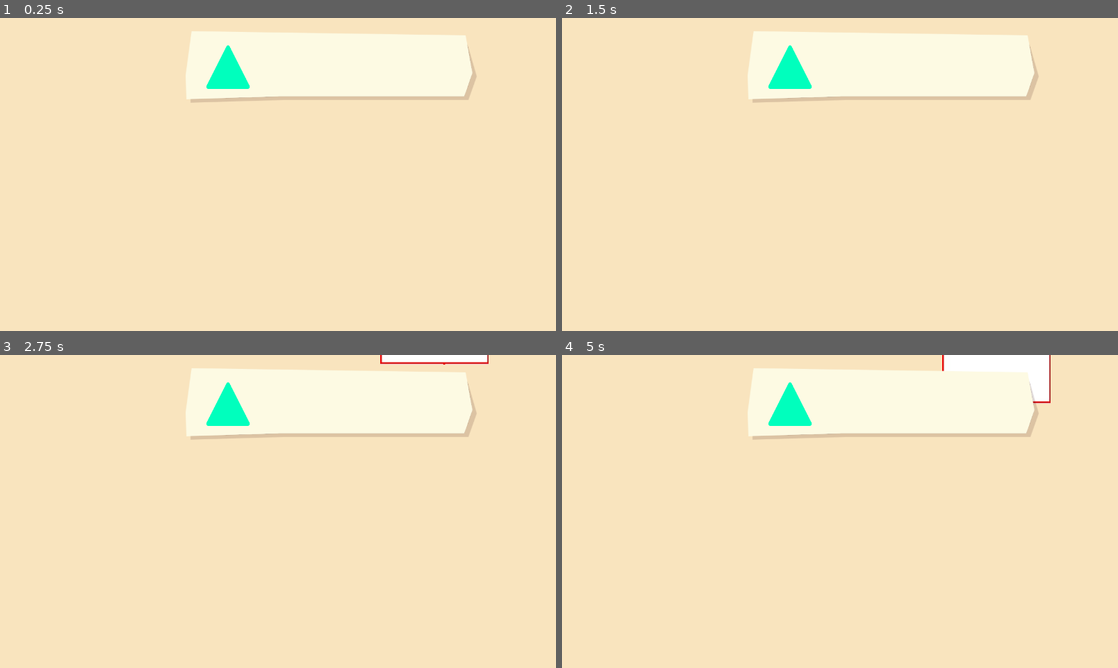
Above: before the commit, frames 1-4 (two rows, left to right).
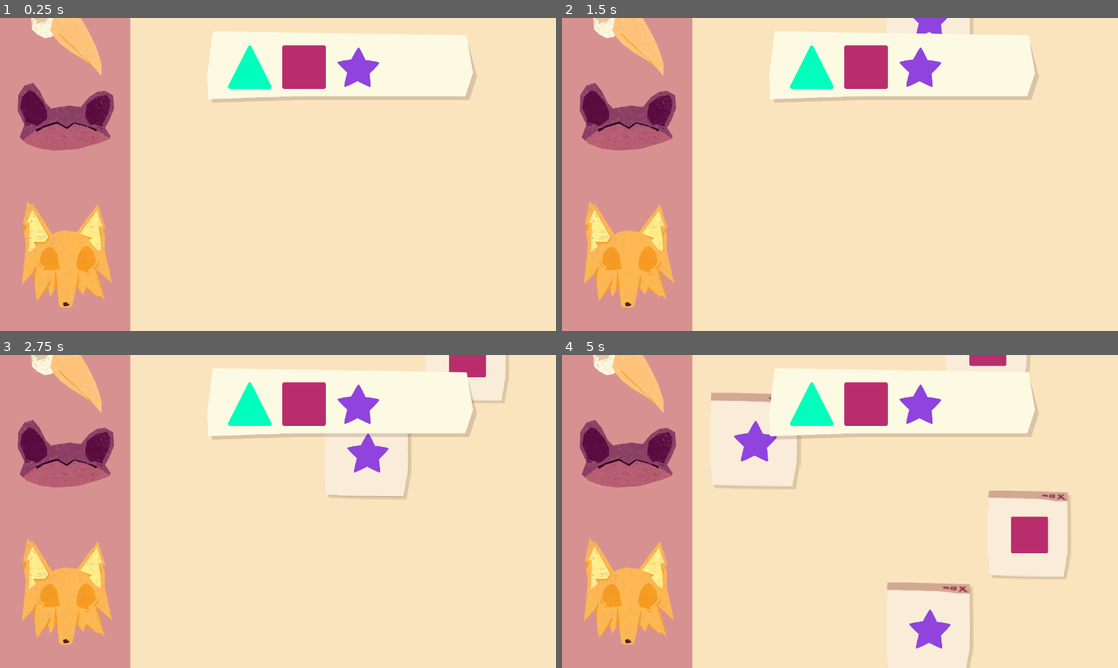
Above: after the commit, the same moments.

Repository: ColchadoM/Paparruchas
Game: Godot game, scene res://Escenas/Ambientes/ZonaJuego.tscn
Same seed, same stepped clock (60 frames per second), same inputs: the game is played once before the commit and once after it.
Inputs:
- Up to frame 1 (0.25 s): no input
- Up to frame 2 (1.5 s): tap Enter at 0.5 s
- Up to frame 3 (2.75 s): tap Space at 2 s
- Up to frame 4 (5 s): no input

The runs differ from the first frame. In frame 1, 27% of the frame differs, in the area x 0-86%, y 0-100%; in frame 2, 28%; in frame 3, 31%; in frame 4, 39%, in the area x 0-92%, y 0-100%.

Commit message:
:sparkles: Se agregaron ventanas con figuras random

Diff:
--- a/src/Codigos/Globales/Constants.gd
+++ b/src/Codigos/Globales/Constants.gd
@@ -1,4 +1,5 @@
 extends Node
 
+enum FIGURA { Triangulo,Cuadro,Estrella }
 # In game constants
 const playableArea : float = 0.25
--- a/src/Codigos/Locales/Habitats/Ventana_wikis.gd
+++ b/src/Codigos/Locales/Habitats/Ventana_wikis.gd
@@ -2,15 +2,22 @@
 
 onready var colision = $CollisionShape2D
 onready var sprite = $Sprite
-export var speed: float = 40;
-
-var dentro = false
-var opcion = 0
+export var speed: float = 180;
 
 func _ready():
-	var nScale = rand_range(0.4,1)
+	var figures_data = {
+	Constants.FIGURA.Triangulo: load("res://Codigos/Locales/Objetos/Triangulo.tres"),
+	Constants.FIGURA.Cuadro: load("res://Codigos/Locales/Objetos/Cuadro.tres"),
+	Constants.FIGURA.Estrella: load("res://Codigos/Locales/Objetos/Estrella.tres")
+	}
+	var image = get_node("Sprite/Figura")
+	image.texture = figures_data[int(rand_range(0,3))].image
+	#Escalar random
+	var nScale = rand_range(0.5,1.2)
 	colision.scale = Vector2(nScale,nScale)
 	sprite.scale = Vector2(nScale + 0.43, nScale + 0.43)
 
 func _physics_process(delta):
 	position.y += speed * delta
+	if(position.y > get_viewport().size.y + get_node("Sprite").texture.get_height()):
+		queue_free()
--- a/src/Codigos/Locales/Habitats/WikiGenerador.gd
+++ b/src/Codigos/Locales/Habitats/WikiGenerador.gd
@@ -20,5 +20,5 @@
 	var wiki = wikiPacked.instance();
 	var wikiH = wiki.get_node("Sprite").texture.get_height();
 	var wikiW = wiki.get_node("Sprite").texture.get_width();
-	wiki.position = Vector2(rand_range(playzoneStart,screenWidth) + (wikiW/2) , -(wikiH/2) - 100);
+	wiki.position = Vector2(rand_range(playzoneStart + (wikiW/2),screenWidth -(wikiW/2)) , -(wikiH/2) - 100);
 	add_child(wiki);
--- /dev/null
+++ b/src/Codigos/Locales/Objetos/Cuadro.tres
@@ -0,0 +1,9 @@
+[gd_resource type="Resource" load_steps=3 format=2]
+
+[ext_resource path="res://Codigos/Locales/Scriptables/ScriptableFigura.gd" type="Script" id=1]
+[ext_resource path="res://Recursos/Visuales/Sprites/Figuras/Cuadro.png" type="Texture" id=2]
+
+[resource]
+script = ExtResource( 1 )
+nombre = "Cuadro"
+image = ExtResource( 2 )
--- /dev/null
+++ b/src/Codigos/Locales/Objetos/Estrella.tres
@@ -0,0 +1,9 @@
+[gd_resource type="Resource" load_steps=3 format=2]
+
+[ext_resource path="res://Codigos/Locales/Scriptables/ScriptableFigura.gd" type="Script" id=1]
+[ext_resource path="res://Recursos/Visuales/Sprites/Figuras/Estrella.png" type="Texture" id=2]
+
+[resource]
+script = ExtResource( 1 )
+nombre = "Estrella"
+image = ExtResource( 2 )
--- a/src/Codigos/Locales/Objetos/Figura.gd
+++ b/src/Codigos/Locales/Objetos/Figura.gd
@@ -1,6 +1,12 @@
 extends Control
 
+export(Constants.FIGURA) var figura;
+
 func _ready():
-	var class_data = load("res://Codigos/Locales/Objetos/Triangulo.tres");
+	var figures_data = {
+		Constants.FIGURA.Triangulo: load("res://Codigos/Locales/Objetos/Triangulo.tres"),
+		Constants.FIGURA.Cuadro: load("res://Codigos/Locales/Objetos/Cuadro.tres"),
+		Constants.FIGURA.Estrella: load("res://Codigos/Locales/Objetos/Estrella.tres")
+	}
 	var image = get_node("TextureRect")
-	image.texture = class_data.image
+	image.texture = figures_data[figura].image
--- a/src/Escenas/Ambientes/ZonaJuego.tscn
+++ b/src/Escenas/Ambientes/ZonaJuego.tscn
@@ -1,15 +1,33 @@
-[gd_scene load_steps=4 format=2]
+[gd_scene load_steps=7 format=2]
 
 [ext_resource path="res://Escenas/Habitats/WikiGenerador.tscn" type="PackedScene" id=1]
 [ext_resource path="res://Escenas/Habitats/GUI.tscn" type="PackedScene" id=2]
 [ext_resource path="res://Recursos/Visuales/Interfaz/unknown.png" type="Texture" id=3]
+[ext_resource path="res://Recursos/Visuales/Sprites/Personajes/Randal.png" type="Texture" id=4]
+[ext_resource path="res://Recursos/Visuales/Sprites/Personajes/Garza.png" type="Texture" id=5]
+[ext_resource path="res://Recursos/Visuales/Sprites/Personajes/Alex.png" type="Texture" id=6]
 
 [node name="ZonaJuego" type="Node"]
 
-[node name="ColorRect" type="ColorRect" parent="."]
+[node name="Fondo" type="Control" parent="."]
+anchor_right = 1.0
+anchor_bottom = 1.0
+__meta__ = {
+"_edit_use_anchors_": false
+}
+
+[node name="Principal" type="ColorRect" parent="Fondo"]
 anchor_right = 1.0
 anchor_bottom = 1.0
 color = Color( 0.976471, 0.894118, 0.745098, 1 )
+__meta__ = {
+"_edit_use_anchors_": false
+}
+
+[node name="Izquierda" type="ColorRect" parent="Fondo"]
+anchor_bottom = 1.0
+margin_right = 300.0
+color = Color( 0.847059, 0.568627, 0.568627, 1 )
 __meta__ = {
 "_edit_use_anchors_": false
 }
@@ -21,6 +39,21 @@
 texture = ExtResource( 3 )
 centered = false
 
-[node name="WikiGenerator" parent="." instance=ExtResource( 1 )]
+[node name="WikiGenerador" parent="." instance=ExtResource( 1 )]
 
 [node name="GUI" parent="." instance=ExtResource( 2 )]
+
+[node name="Garza" type="Sprite" parent="."]
+position = Vector2( 149.359, 11.7304 )
+scale = Vector2( 0.547001, 0.547001 )
+texture = ExtResource( 5 )
+
+[node name="Randal" type="Sprite" parent="."]
+position = Vector2( 152.228, 226.437 )
+scale = Vector2( 0.547001, 0.547001 )
+texture = ExtResource( 4 )
+
+[node name="Alex" type="Sprite" parent="."]
+position = Vector2( 152.923, 543.828 )
+scale = Vector2( 0.606233, 0.606233 )
+texture = ExtResource( 6 )
--- a/src/Escenas/Habitats/Figuras.tscn
+++ b/src/Escenas/Habitats/Figuras.tscn
@@ -17,3 +17,13 @@
 [node name="Figure" parent="." instance=ExtResource( 1 )]
 margin_left = 50.0
 margin_right = 150.0
+
+[node name="Figure2" parent="." instance=ExtResource( 1 )]
+margin_left = 175.0
+margin_right = 275.0
+figura = 1
+
+[node name="Figure3" parent="." instance=ExtResource( 1 )]
+margin_left = 300.0
+margin_right = 400.0
+figura = 2
--- a/src/Escenas/Habitats/GUI.tscn
+++ b/src/Escenas/Habitats/GUI.tscn
@@ -5,7 +5,7 @@
 [node name="GUI" type="Control"]
 anchor_right = 1.0
 anchor_bottom = 1.0
-margin_left = 250.0
+margin_left = 300.0
 __meta__ = {
 "_edit_use_anchors_": false
 }
--- a/src/Escenas/Habitats/VentanaWiki.tscn
+++ b/src/Escenas/Habitats/VentanaWiki.tscn
@@ -1,10 +1,11 @@
-[gd_scene load_steps=4 format=2]
+[gd_scene load_steps=5 format=2]
 
-[ext_resource path="res://Recursos/Visuales/Interfaz/ventana_wiki.jpg" type="Texture" id=1]
+[ext_resource path="res://Recursos/Visuales/Interfaz/Wiki.png" type="Texture" id=1]
 [ext_resource path="res://Codigos/Locales/Habitats/Ventana_wikis.gd" type="Script" id=2]
+[ext_resource path="res://Recursos/Visuales/Sprites/Figuras/Cuadro.png" type="Texture" id=3]
 
 [sub_resource type="RectangleShape2D" id=1]
-extents = Vector2( 129.302, 155.27 )
+extents = Vector2( 97.1728, 110.036 )
 
 [node name="VentanaWiki" type="RigidBody2D"]
 position = Vector2( 1007.3, 171.987 )
@@ -20,5 +21,10 @@
 scale = Vector2( 1.31908, 1.31908 )
 texture = ExtResource( 1 )
 
+[node name="Figura" type="Sprite" parent="Sprite"]
+scale = Vector2( 0.3, 0.3 )
+texture = ExtResource( 3 )
+
 [node name="CollisionShape2D" type="CollisionShape2D" parent="."]
+position = Vector2( -3, 0 )
 shape = SubResource( 1 )
--- a/src/Escenas/Habitats/WikiGenerador.tscn
+++ b/src/Escenas/Habitats/WikiGenerador.tscn
@@ -6,7 +6,7 @@
 script = ExtResource( 1 )
 
 [node name="Timer" type="Timer" parent="."]
-wait_time = 4.0
+wait_time = 1.2
 autostart = true
 
 [connection signal="timeout" from="Timer" to="." method="_on_Timer_timeout"]
Not shown, added: src/Recursos/Sonoros/Incidentales/Click.mp3.import
Binary file added: src/Recursos/Visuales/Interfaz/Wiki.png
Not shown, changed: src/Recursos/Visuales/Interfaz/Wiki.png.import
Binary file removed: src/Recursos/Visuales/Interfaz/ventana_wiki.jpg
Not shown, added: src/Recursos/Sonoros/Incidentales/Click.mp3
